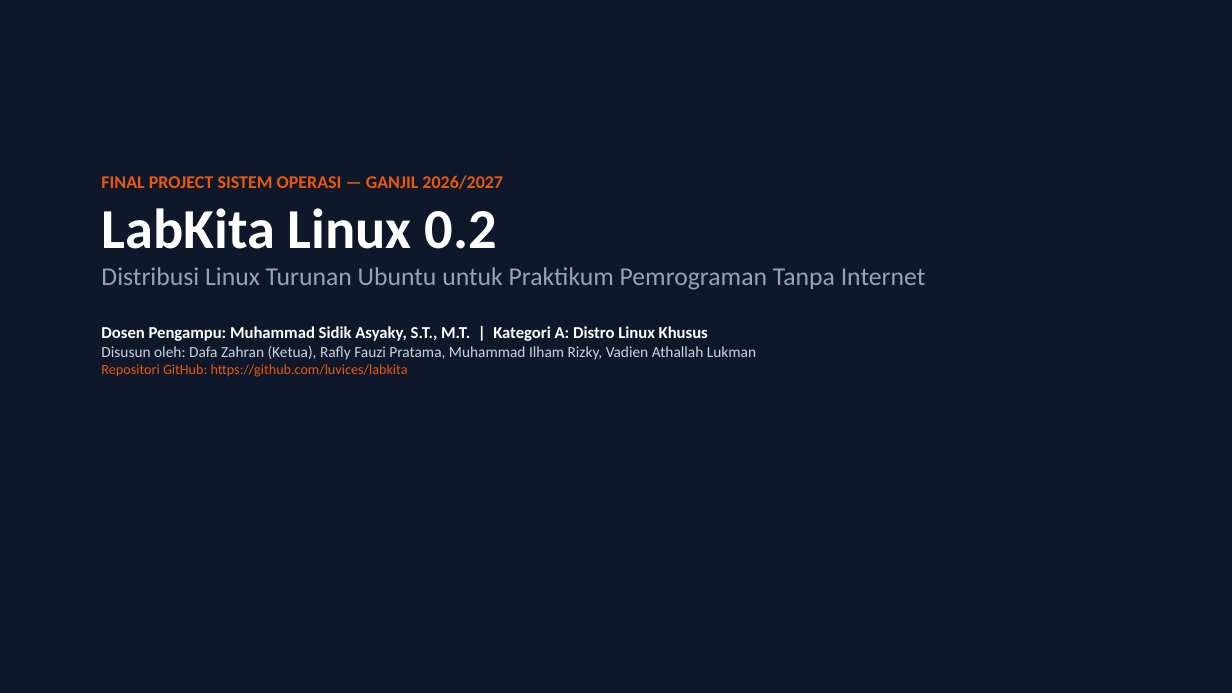
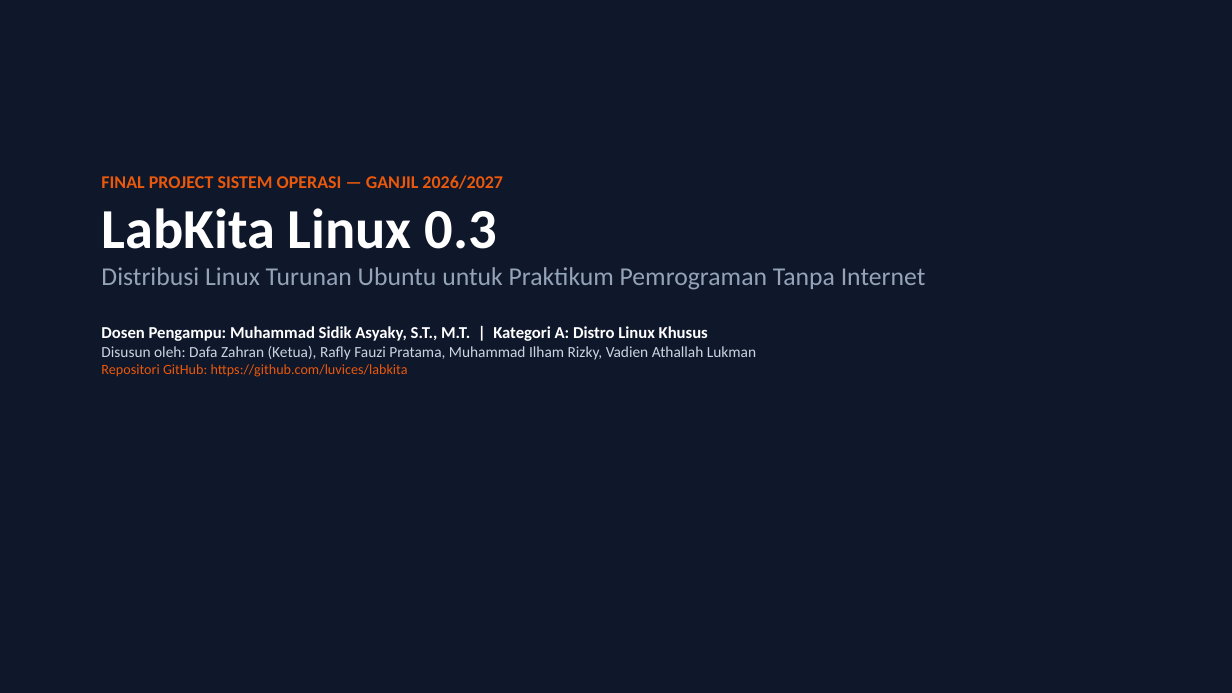
Before and after one commit to luvices/labkita, a slide deck: slide 1 of docs/presentation/labkita-presentation.pptx. Drawn at 1232x693 pixels with LibreOffice and Linux fonts; fonts in the diff are those of the drawing. Boxes give left, top, right and bottom in pixels: in the first picture for what was removed or moved away, otherwise in the second. Text is boxed around its words. In the diff, an @@ line names an element or a change of style, - is before the commit and + after.

```diff
--- a/docs/presentation/labkita-presentation.pptx
+++ b/docs/presentation/labkita-presentation.pptx
@@ text at bbox=[101, 208, 497, 249]: text changed @@
-LabKita Linux 0.2
+LabKita Linux 0.3
```
Also in this commit, not shown: 9 other slides changed, 3 other files.
